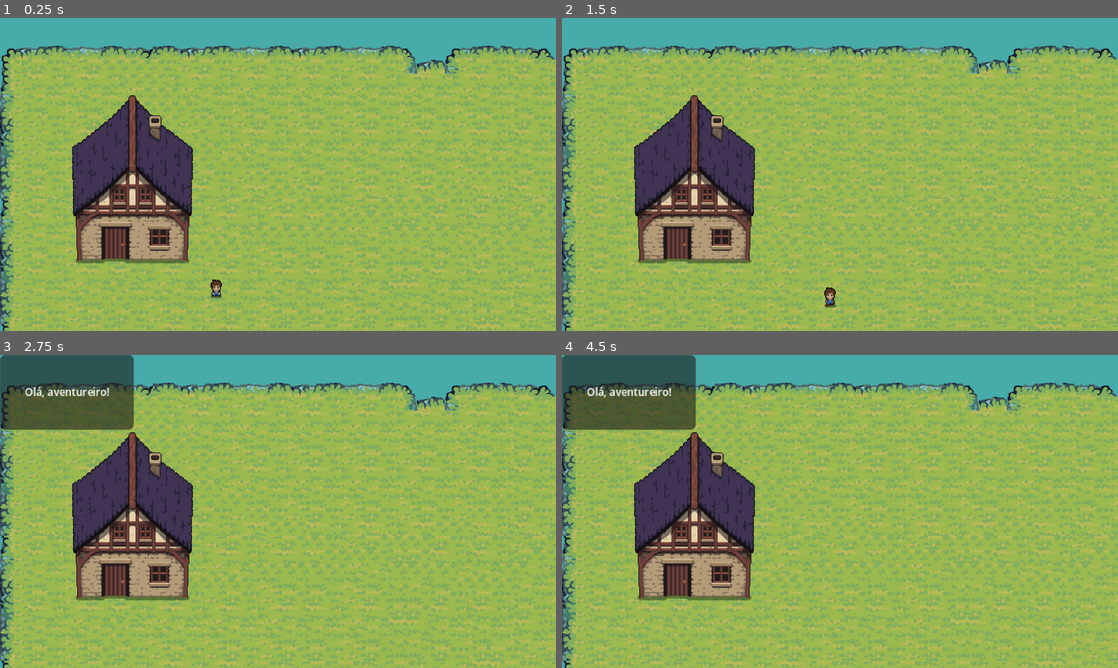
Above: before the commit, frames 1-4 (two rows, left to right).
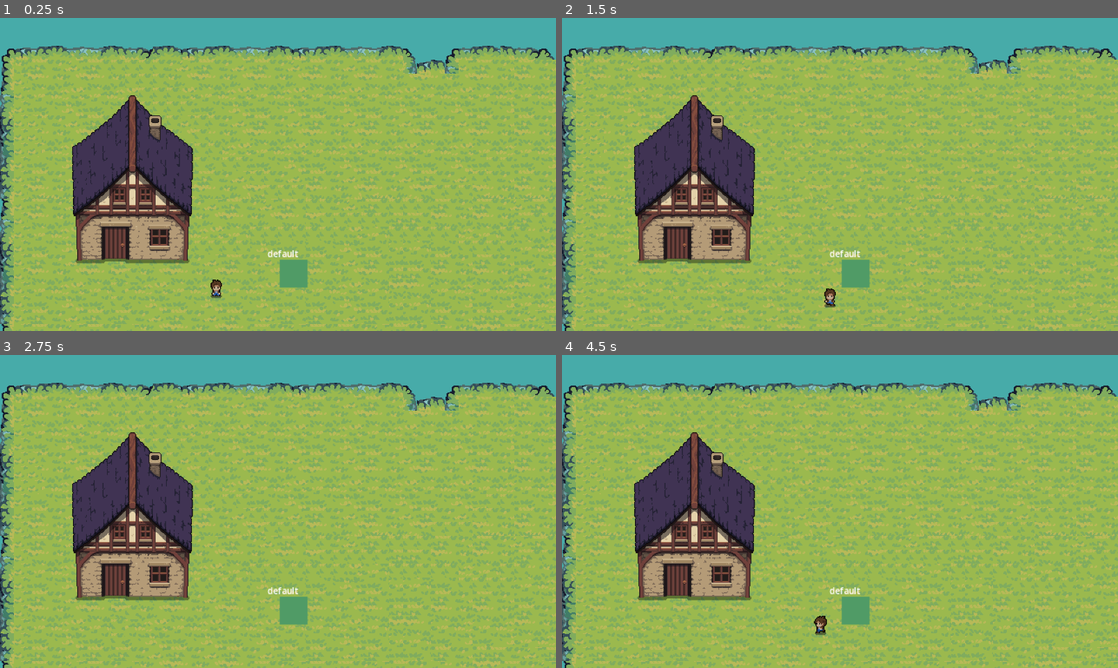
Above: after the commit, the same moments.

Repository: johanpq/game_godot
Game: Godot game, scene res://Scenario/scenario.tscn
Same seed, same stepped clock (60 frames per second), same inputs: the game is played once before the commit and once after it. This scene is started directly instead of the project's main scene.
Inputs:
- Up to frame 1 (0.25 s): no input
- Up to frame 2 (1.5 s): hold D (move_right) 0.53-1.28 s; tap P (attack, bound only after the commit) at 0.6 s; hold S (move_down) from 1.28 s (still down); tap F (get_item) at 1.35 s
- Up to frame 3 (2.75 s): tap P (attack, bound only after the commit) at 1.55, 2.3 s; release S (move_down) at 2.03 s; hold D (move_right) from 2.03 s (still down); tap I (mural_quests) at 2.1 s
- Up to frame 4 (4.5 s): tap Enter at 2.75 s; release D (move_right) at 2.78 s; hold W (move_up) 2.78-3.53 s; tap P (attack, bound only after the commit) at 2.85, 3.6 s; hold A (move_left) from 3.53 s (still down); tap F (get_item) at 4.35 s

The runs differ from the first frame. In frame 1, 0.5% of the frame differs, in the area x 48-56%, y 74-87%; in frame 2, 0.6%; in frame 3, 6.2%; in frame 4, 6.4%, in the area x 0-56%, y 0-90%.

Commit message:
feat: added attack animation

Diff:
--- a/Scenario/scenario.tscn
+++ b/Scenario/scenario.tscn
@@ -10,13 +10,13 @@
 [node name="Water" parent="." instance=ExtResource("1_iwm72")]
 
 [node name="Npcs" parent="." instance=ExtResource("2_blswb")]
-position = Vector2(186, 86)
+position = Vector2(-71, 69)
 
 [node name="Npcs2" parent="." instance=ExtResource("2_blswb")]
-position = Vector2(184, 134)
+position = Vector2(-33, 123)
 
 [node name="Items" parent="." instance=ExtResource("3_0rbo8")]
-position = Vector2(332, 46)
+position = Vector2(138, 90)
 
 [node name="Items2" parent="." instance=ExtResource("3_0rbo8")]
 position = Vector2(328, 6)
--- a/character.tscn
+++ b/character.tscn
@@ -43,6 +43,170 @@
 "transitions": PackedFloat32Array(1),
 "update": 0,
 "values": [Vector2(0.5, -17)]
+}
+
+[sub_resource type="Animation" id="Animation_c1b4b"]
+resource_name = "atack_idle"
+length = 0.7
+loop_mode = 1
+tracks/0/type = "value"
+tracks/0/imported = false
+tracks/0/enabled = true
+tracks/0/path = NodePath("Texture:flip_h")
+tracks/0/interp = 1
+tracks/0/loop_wrap = true
+tracks/0/keys = {
+"times": PackedFloat32Array(0.0666667),
+"transitions": PackedFloat32Array(1),
+"update": 1,
+"values": [false]
+}
+tracks/1/type = "value"
+tracks/1/imported = false
+tracks/1/enabled = true
+tracks/1/path = NodePath("Texture:position")
+tracks/1/interp = 1
+tracks/1/loop_wrap = true
+tracks/1/keys = {
+"times": PackedFloat32Array(0.0666667),
+"transitions": PackedFloat32Array(1),
+"update": 0,
+"values": [Vector2(0.5, -17)]
+}
+tracks/2/type = "value"
+tracks/2/imported = false
+tracks/2/enabled = true
+tracks/2/path = NodePath("Texture:frame")
+tracks/2/interp = 1
+tracks/2/loop_wrap = true
+tracks/2/keys = {
+"times": PackedFloat32Array(0.2, 0.3, 0.4, 0.5),
+"transitions": PackedFloat32Array(1, 1, 1, 1),
+"update": 1,
+"values": [36, 37, 38, 39]
+}
+
+[sub_resource type="Animation" id="Animation_7tnxx"]
+resource_name = "atack_left"
+length = 0.7
+loop_mode = 1
+tracks/0/type = "value"
+tracks/0/imported = false
+tracks/0/enabled = true
+tracks/0/path = NodePath("Texture:flip_h")
+tracks/0/interp = 1
+tracks/0/loop_wrap = true
+tracks/0/keys = {
+"times": PackedFloat32Array(0),
+"transitions": PackedFloat32Array(1),
+"update": 1,
+"values": [true]
+}
+tracks/1/type = "value"
+tracks/1/imported = false
+tracks/1/enabled = true
+tracks/1/path = NodePath("Texture:position")
+tracks/1/interp = 1
+tracks/1/loop_wrap = true
+tracks/1/keys = {
+"times": PackedFloat32Array(0),
+"transitions": PackedFloat32Array(1),
+"update": 0,
+"values": [Vector2(0.5, -17)]
+}
+tracks/2/type = "value"
+tracks/2/imported = false
+tracks/2/enabled = true
+tracks/2/path = NodePath("Texture:frame")
+tracks/2/interp = 1
+tracks/2/loop_wrap = true
+tracks/2/keys = {
+"times": PackedFloat32Array(0.1, 0.2, 0.3, 0.4),
+"transitions": PackedFloat32Array(1, 1, 1, 1),
+"update": 1,
+"values": [42, 43, 44, 45]
+}
+
+[sub_resource type="Animation" id="Animation_bwfjh"]
+resource_name = "atack_right"
+length = 0.7
+loop_mode = 1
+tracks/0/type = "value"
+tracks/0/imported = false
+tracks/0/enabled = true
+tracks/0/path = NodePath("Texture:position")
+tracks/0/interp = 1
+tracks/0/loop_wrap = true
+tracks/0/keys = {
+"times": PackedFloat32Array(0),
+"transitions": PackedFloat32Array(1),
+"update": 0,
+"values": [Vector2(0.5, -17)]
+}
+tracks/1/type = "value"
+tracks/1/imported = false
+tracks/1/enabled = true
+tracks/1/path = NodePath("Texture:frame")
+tracks/1/interp = 1
+tracks/1/loop_wrap = true
+tracks/1/keys = {
+"times": PackedFloat32Array(0.1, 0.2, 0.3, 0.4),
+"transitions": PackedFloat32Array(1, 1, 1, 1),
+"update": 1,
+"values": [42, 43, 44, 45]
+}
+tracks/2/type = "value"
+tracks/2/imported = false
+tracks/2/enabled = true
+tracks/2/path = NodePath("Texture:flip_h")
+tracks/2/interp = 1
+tracks/2/loop_wrap = true
+tracks/2/keys = {
+"times": PackedFloat32Array(0),
+"transitions": PackedFloat32Array(1),
+"update": 1,
+"values": [false]
+}
+
+[sub_resource type="Animation" id="Animation_x1sy7"]
+resource_name = "atack_top"
+length = 0.7
+loop_mode = 1
+tracks/0/type = "value"
+tracks/0/imported = false
+tracks/0/enabled = true
+tracks/0/path = NodePath("Texture:flip_h")
+tracks/0/interp = 1
+tracks/0/loop_wrap = true
+tracks/0/keys = {
+"times": PackedFloat32Array(0),
+"transitions": PackedFloat32Array(1),
+"update": 1,
+"values": [false]
+}
+tracks/1/type = "value"
+tracks/1/imported = false
+tracks/1/enabled = true
+tracks/1/path = NodePath("Texture:position")
+tracks/1/interp = 1
+tracks/1/loop_wrap = true
+tracks/1/keys = {
+"times": PackedFloat32Array(0),
+"transitions": PackedFloat32Array(1),
+"update": 0,
+"values": [Vector2(0.5, -17)]
+}
+tracks/2/type = "value"
+tracks/2/imported = false
+tracks/2/enabled = true
+tracks/2/path = NodePath("Texture:frame")
+tracks/2/interp = 1
+tracks/2/loop_wrap = true
+tracks/2/keys = {
+"times": PackedFloat32Array(0.1, 0.2, 0.3, 0.4),
+"transitions": PackedFloat32Array(1, 1, 1, 1),
+"update": 1,
+"values": [48, 49, 50, 51]
 }
 
 [sub_resource type="Animation" id="Animation_pjt0s"]
@@ -375,6 +539,10 @@
 [sub_resource type="AnimationLibrary" id="AnimationLibrary_wfnr8"]
 _data = {
 &"RESET": SubResource("Animation_wa5vi"),
+&"atack_idle": SubResource("Animation_c1b4b"),
+&"atack_left": SubResource("Animation_7tnxx"),
+&"atack_right": SubResource("Animation_bwfjh"),
+&"atack_top": SubResource("Animation_x1sy7"),
 &"idle_down": SubResource("Animation_pjt0s"),
 &"idle_left": SubResource("Animation_px5sl"),
 &"idle_right": SubResource("Animation_wfnr8"),
@@ -384,6 +552,29 @@
 &"idle_walk_right": SubResource("Animation_wdpcj"),
 &"idle_walk_up": SubResource("Animation_jb3kq")
 }
+
+[sub_resource type="AnimationNodeAnimation" id="AnimationNodeAnimation_7tnxx"]
+animation = &"atack_left"
+
+[sub_resource type="AnimationNodeAnimation" id="AnimationNodeAnimation_bwfjh"]
+animation = &"atack_right"
+
+[sub_resource type="AnimationNodeAnimation" id="AnimationNodeAnimation_jb3kq"]
+animation = &"atack_idle"
+
+[sub_resource type="AnimationNodeAnimation" id="AnimationNodeAnimation_c1b4b"]
+animation = &"atack_top"
+
+[sub_resource type="AnimationNodeBlendSpace2D" id="AnimationNodeBlendSpace2D_x1sy7"]
+blend_point_0/node = SubResource("AnimationNodeAnimation_7tnxx")
+blend_point_0/pos = Vector2(-1, 0)
+blend_point_1/node = SubResource("AnimationNodeAnimation_bwfjh")
+blend_point_1/pos = Vector2(1, 0)
+blend_point_2/node = SubResource("AnimationNodeAnimation_jb3kq")
+blend_point_2/pos = Vector2(0, 1)
+blend_point_3/node = SubResource("AnimationNodeAnimation_c1b4b")
+blend_point_3/pos = Vector2(0, -1)
+blend_mode = 1
 
 [sub_resource type="AnimationNodeAnimation" id="AnimationNodeAnimation_pjt0s"]
 animation = &"idle_down"
@@ -431,14 +622,19 @@
 blend_point_3/pos = Vector2(1, 0)
 
 [sub_resource type="AnimationNodeStateMachine" id="AnimationNodeStateMachine_yxww1"]
+states/attack/node = SubResource("AnimationNodeBlendSpace2D_x1sy7")
+states/attack/position = Vector2(393.3, 218)
 states/idle/node = SubResource("AnimationNodeBlendSpace2D_0qfo5")
 states/idle/position = Vector2(393.333, 105.111)
 states/walk/node = SubResource("AnimationNodeBlendSpace2D_jb3kq")
-states/walk/position = Vector2(392.444, 186)
-
-[node name="Character" type="CharacterBody2D"]
+states/walk/position = Vector2(393.761, 159.333)
+graph_offset = Vector2(0, 25.3444)
+
+[node name="Character" type="CharacterBody2D" node_paths=PackedStringArray("_attack_timer", "animation_tree")]
 collision_mask = 3
 script = ExtResource("1_pjt0s")
+_attack_timer = NodePath("AttackTimer")
+animation_tree = NodePath("AnimationTree")
 
 [node name="Texture" type="Sprite2D" parent="."]
 position = Vector2(0.5, -17)
@@ -458,5 +654,12 @@
 [node name="AnimationTree" type="AnimationTree" parent="."]
 tree_root = SubResource("AnimationNodeStateMachine_yxww1")
 anim_player = NodePath("../AnimationPlayer")
+parameters/attack/blend_position = Vector2(-0.0196987, 0.813433)
 parameters/idle/blend_position = Vector2(0, 0)
 parameters/walk/blend_position = Vector2(0, 0)
+
+[node name="AttackTimer" type="Timer" parent="."]
+wait_time = 0.7
+one_shot = true
+
+[connection signal="timeout" from="AttackTimer" to="." method="_on_attack_timer_timeout"]
--- a/character/scripts/character.gd
+++ b/character/scripts/character.gd
@@ -7,10 +7,12 @@
 @export var acceleration: float = 0.2
 
 @export_category("Objects")
+@export var _attack_timer: Timer = null
 @export var animation_tree: AnimationTree
 
 # --- Variáveis internas ---
 var state_machine
+var is_attack: bool = false
 
 func _ready() -> void:
 	# Se não tiver atribuído no inspetor, pega pelo nome
@@ -24,6 +26,7 @@
 
 func _physics_process(_delta: float) -> void:
 	_move(_delta)
+	_attack()
 	_animate()
 	move_and_slide()
 
@@ -46,16 +49,32 @@
 		if animation_tree:
 			animation_tree["parameters/idle/blend_position"] = normalized_dir
 			animation_tree["parameters/walk/blend_position"] = normalized_dir
+			animation_tree["parameters/attack/blend_position"] = normalized_dir
 	else:
 		velocity.x = lerp(velocity.x, 0.0, friction)
 		velocity.y = lerp(velocity.y, 0.0, friction)
+
+func _attack() -> void:
+	if Input.is_action_just_pressed("attack") and not is_attack:
+		#set_physics_process(false)
+		_attack_timer.start()
+		is_attack = true
 
 # --- Método de animação ---
 func _animate() -> void:
 	if state_machine == null:
 		return
 
+	if is_attack:
+		state_machine.travel("attack")
+		return
+
 	if velocity.length() > 10:
 		state_machine.travel("walk")
 	else:
 		state_machine.travel("idle")
+
+
+func _on_attack_timer_timeout() -> void:
+	#set_physics_process(true)
+	is_attack = false
--- a/project.godot
+++ b/project.godot
@@ -62,6 +62,11 @@
 "events": [Object(InputEventKey,"resource_local_to_scene":false,"resource_name":"","device":-1,"window_id":0,"alt_press …(192 unchanged characters)…
 ]
 }
+attack={
+"deadzone": 0.2,
+"events": [Object(InputEventKey,"resource_local_to_scene":false,"resource_name":"","device":-1,"window_id":0,"alt_pressed":false,"shift_pressed":false,"ctrl_pressed":false,"meta_pressed":false,"pressed":false,"keycode":0,"physical_keycode":80,"key_label":0,"unicode":112,"location":0,"echo":false,"script":null)
+]
+}
 
 [layer_names]
 
Binary file removed: Warrior_Purple.png
Not shown, removed: Warrior_Purple.png.import
Not shown: 1 places in character.tscn that only renumber resources
